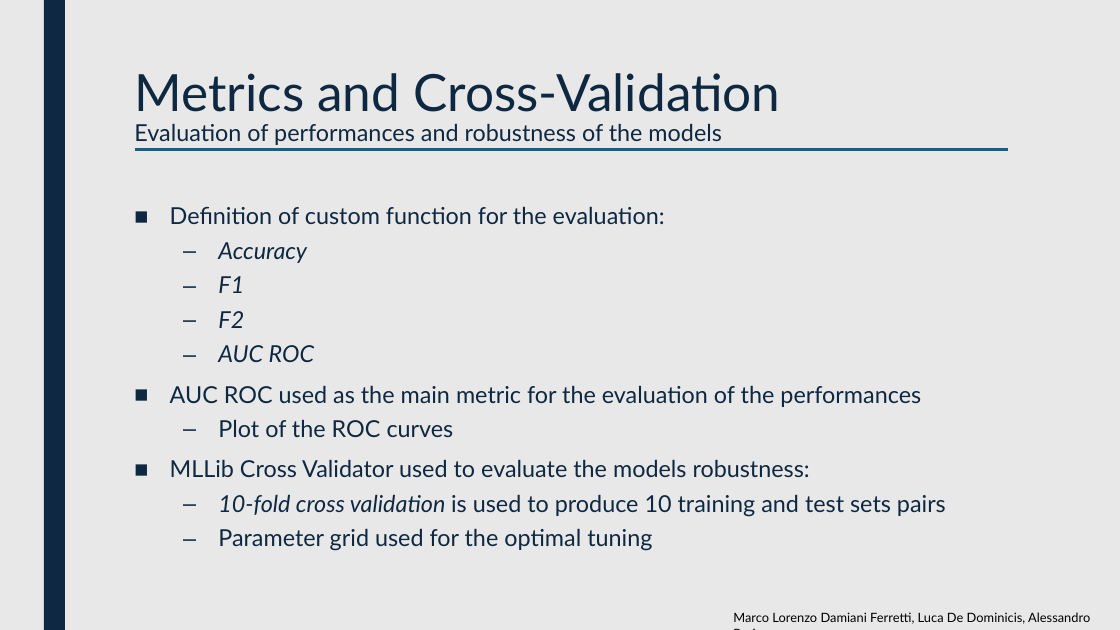
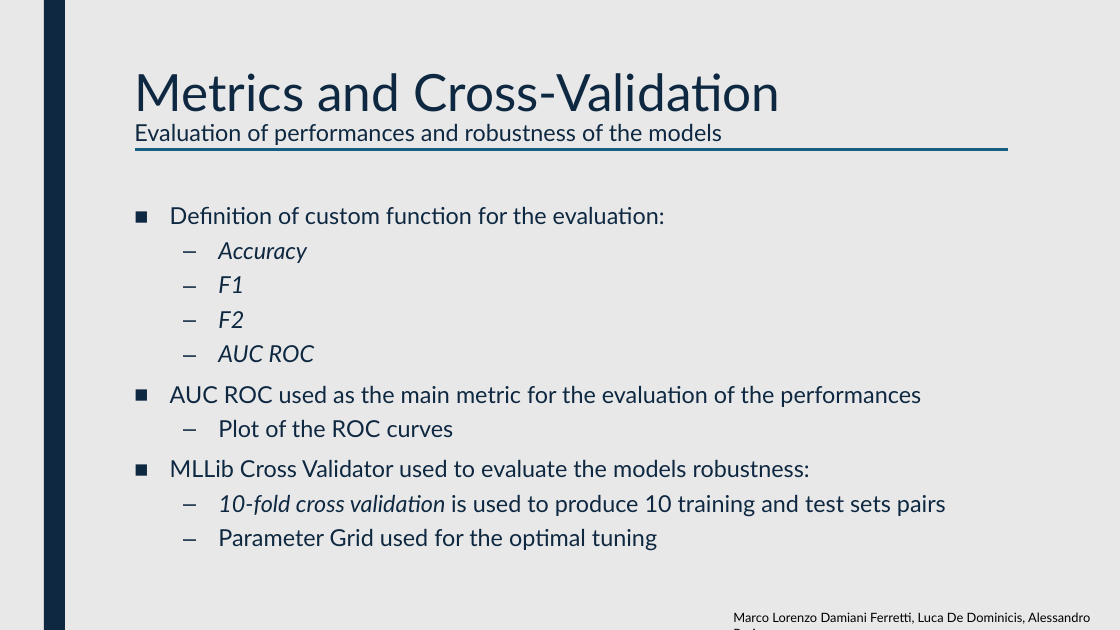
Before and after one commit to luca-de-dominicis/Big_Data_Analytics, a slide deck: slide 5 of BDA-Presentation.pptx. Drawn at 1120x630 pixels with LibreOffice and Linux fonts; fonts in the diff are those of the drawing. Boxes give left, top, right and bottom in pixels: in the first picture for what was removed or moved away, otherwise in the second. Text is boxed around its words. In the diff, an @@ line names an element or a change of style, - is before the commit and + after.

```diff
--- a/BDA-Presentation.pptx
+++ b/BDA-Presentation.pptx
@@ text at box(218, 528, 657, 551): text changed @@
-  – Parameter grid used for the optimal tuning
+  – Parameter Grid used for the optimal tuning
```
Also in this commit, not shown: 10 other slides changed.
